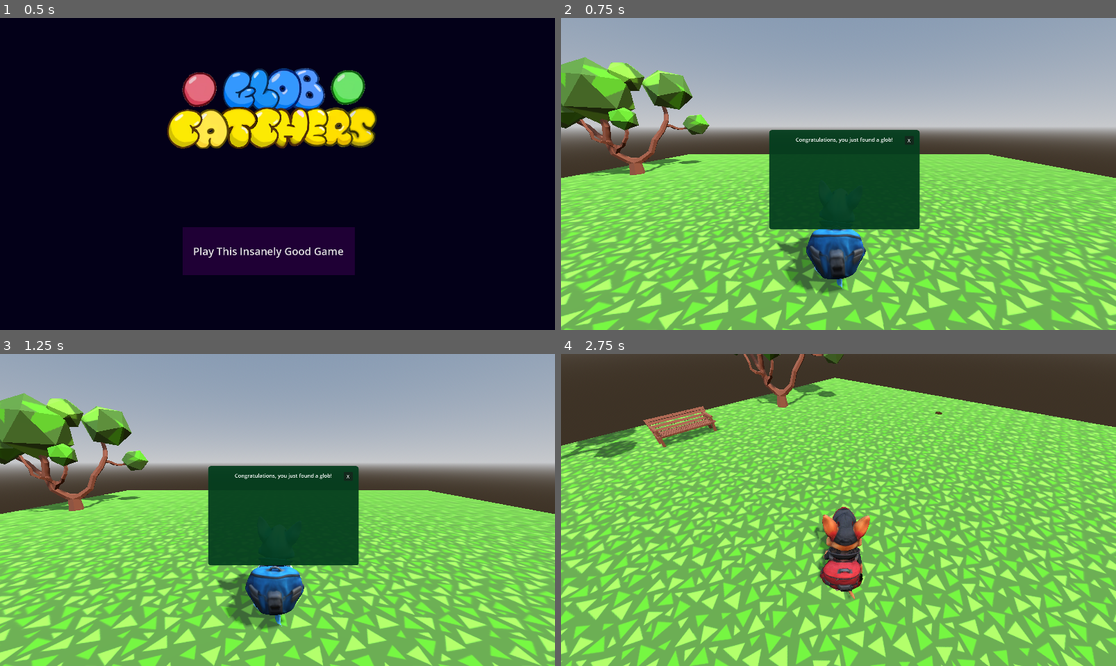
Above: before the commit, frames 1-4 (two rows, left to right).
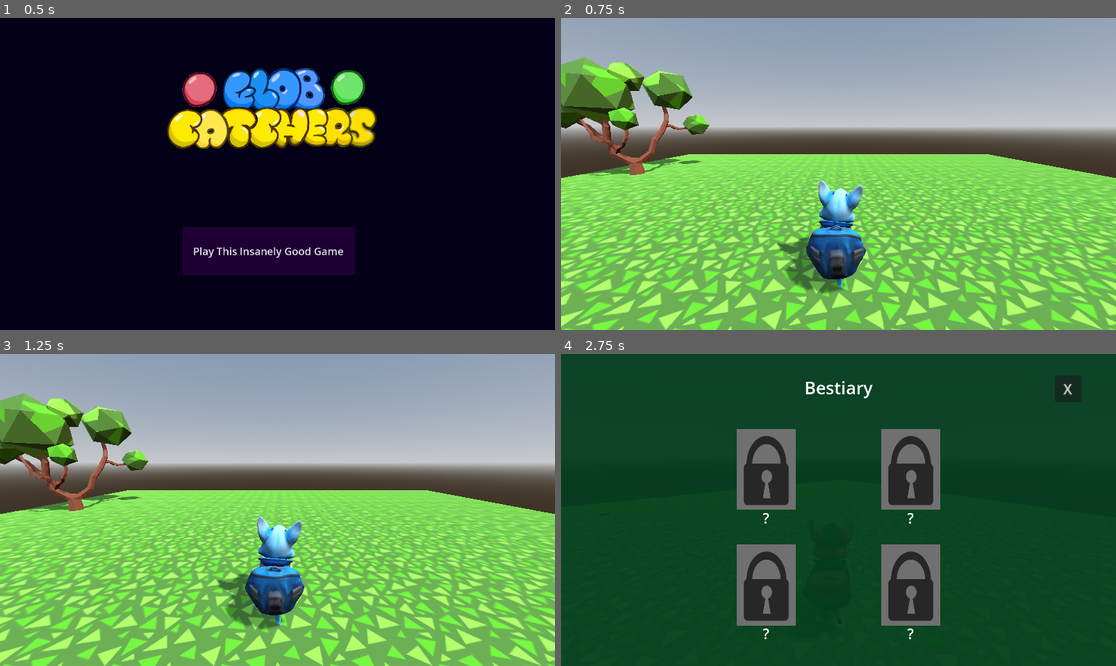
Above: after the commit, the same moments.

Repository: gvfirmeza/GlobCatches
Game: Godot game, scene res://cena_inicial.tscn
Same seed, same stepped clock (60 frames per second), same inputs: the game is played once before the commit and once after it.
Inputs (mouse positions are in pixels of both pictures, inside the frame that each line leads up to):
- Up to frame 1 (0.5 s): no input
- Up to frame 2 (0.75 s): click "Play This Insanely Good Game" at 0.5 s
- Up to frame 3 (1.25 s): no input
- Up to frame 4 (2.75 s): click (910, 475) at 1.25 s, where only the run before the commit has a clickable "X"; tap Enter (ui_accept) at 2, 2.27 s; move the mouse to (866, 510) at 2.02 s; hold W (move_forward) from 2.03 s (still down); tap P (pe) at 2.1 s; tap B (bestiary_key, bound only after the commit) at 2.3 s

Frame 1 is identical in both runs. In frame 2, 8.7% of the frame differs, in the area x 37-65%, y 35-68%; in frame 3, 8.7%; in frame 4, 100%, in the area x 0-100%, y 0-100%.

Commit message:
feat: bestiario de globs bem feinho

Diff:
--- /dev/null
+++ b/globcatchers/BestiarySlot.tscn
@@ -0,0 +1,83 @@
+[gd_scene load_steps=5 format=3 uid="uid://v22ryg1tqsu7"]
+
+[ext_resource type="Script" uid="uid://bynhu76w4yilv" path="res://bestiary_slot.gd" id="1_c4p41"]
+[ext_resource type="Texture2D" uid="uid://cekgwkwcosiyy" path="res://assets/cadeado.png" id="2_ej675"]
+
+[sub_resource type="StyleBoxFlat" id="StyleBoxFlat_ej675"]
+bg_color = Color(0.44, 0.44, 0.44, 1)
+
+[sub_resource type="Theme" id="Theme_c16yi"]
+
+[node name="Control" type="Control"]
+layout_mode = 3
+anchors_preset = 8
+anchor_left = 0.5
+anchor_top = 0.5
+anchor_right = 0.5
+anchor_bottom = 0.5
+grow_horizontal = 2
+grow_vertical = 2
+script = ExtResource("1_c4p41")
+
+[node name="Panel" type="Panel" parent="."]
+layout_mode = 1
+anchors_preset = 8
+anchor_left = 0.5
+anchor_top = 0.5
+anchor_right = 0.5
+anchor_bottom = 0.5
+offset_left = -102.0
+offset_top = -143.0
+offset_right = 102.0
+offset_bottom = 137.0
+grow_horizontal = 2
+grow_vertical = 2
+theme_override_styles/panel = SubResource("StyleBoxFlat_ej675")
+
+[node name="TextureRect" type="TextureRect" parent="."]
+layout_mode = 1
+anchors_preset = 8
+anchor_left = 0.5
+anchor_top = 0.5
+anchor_right = 0.5
+anchor_bottom = 0.5
+offset_left = -106.0
+offset_top = -130.5
+offset_right = 106.0
+offset_bottom = 130.5
+grow_horizontal = 2
+grow_vertical = 2
+theme = SubResource("Theme_c16yi")
+texture = ExtResource("2_ej675")
+expand_mode = 1
+
+[node name="Label2" type="Label" parent="."]
+layout_mode = 1
+anchors_preset = 5
+anchor_left = 0.5
+anchor_right = 0.5
+offset_left = -106.0
+offset_top = 130.0
+offset_right = 106.0
+offset_bottom = 199.0
+grow_horizontal = 2
+theme_override_font_sizes/font_size = 50
+text = "?"
+horizontal_alignment = 1
+vertical_alignment = 1
+
+[node name="Label" type="Label" parent="."]
+visible = false
+layout_mode = 1
+anchors_preset = 5
+anchor_left = 0.5
+anchor_right = 0.5
+offset_left = -106.0
+offset_top = 131.0
+offset_right = 106.0
+offset_bottom = 200.0
+grow_horizontal = 2
+theme_override_font_sizes/font_size = 50
+text = "?"
+horizontal_alignment = 1
+vertical_alignment = 1
--- /dev/null
+++ b/globcatchers/bestiary_slot.gd
@@ -0,0 +1,8 @@
+extends Control
+
+func set_slot(glob_name: String, texture: Texture) -> void:
+	$Label2.visible = false
+	$Label.text = glob_name
+	$Label.visible = true
+	$TextureRect.texture = texture
+	$TextureRect.visible = true
--- a/globcatchers/control.gd
+++ b/globcatchers/control.gd
@@ -8,17 +8,35 @@
 	"Rare Glob": "res://assets/globs/nerd.jpg",
 	"Dumb Glob": "res://assets/globs/o.jpg"
 }
+var unlocked_globs = {}
+
+func _ready() -> void:
+	for glob_name in glob_images.keys():
+		var slot = preload("res://BestiarySlot.tscn").instantiate()
+		slot.get_node("Label").text = glob_name
+		$BestiaryPopUp/BestiaryGrid.add_child(slot)
+		unlocked_globs[glob_name] = false
+
+func _physics_process(delta: float) -> void:
+	if Input.is_action_just_pressed("bestiary_key"):
+		Input.set_mouse_mode(Input.MOUSE_MODE_VISIBLE)
+		$BestiaryPopUp.visible = true
 
 func _on_button_pressed() -> void:
 	$GlobPopUp.visible = false
+	if Input.get_mouse_mode() == Input.MOUSE_MODE_VISIBLE:
+		Input.set_mouse_mode(Input.MOUSE_MODE_CAPTURED)
 
 func _on_button_button_down() -> void:
 	$GlobPopUp.visible = false
+	if Input.get_mouse_mode() == Input.MOUSE_MODE_VISIBLE:
+		Input.set_mouse_mode(Input.MOUSE_MODE_CAPTURED)
 
 func _on_player_novo_done_digging() -> void:
 	var chosen_index = choose_with_weights(weights)
 	var chosen_glob = glob_list[chosen_index]
 
+	unlock_glob(chosen_glob)
 	$GlobPopUp/Label.text = chosen_glob
 	var image_path = glob_images.get(chosen_glob, "res://assets/globs/o.jpg")
 	var texture = load(image_path)
@@ -39,3 +57,25 @@
 			return i
 
 	return 0
+
+func unlock_glob(glob_name: String) -> void:
+	if glob_name in unlocked_globs:
+		unlocked_globs[glob_name] = true
+		update_bestiary()
+
+func update_bestiary() -> void:
+	for slot in $BestiaryPopUp/BestiaryGrid.get_children():
+		var glob_name = slot.get_node("Label").text
+		if unlocked_globs.get(glob_name, false):
+			var texture = load(glob_images.get(glob_name, "res://assets/globs/o.jpg"))
+			slot.set_slot(glob_name, texture)
+
+func _on_button_bestiary_pressed() -> void:
+	$BestiaryPopUp.visible = false
+	if Input.get_mouse_mode() == Input.MOUSE_MODE_VISIBLE:
+		Input.set_mouse_mode(Input.MOUSE_MODE_CAPTURED)
+
+func _on_button_bestiary_button_down() -> void:
+	$BestiaryPopUp.visible = false
+	if Input.get_mouse_mode() == Input.MOUSE_MODE_VISIBLE:
+		Input.set_mouse_mode(Input.MOUSE_MODE_CAPTURED)
--- a/globcatchers/control.tscn
+++ b/globcatchers/control.tscn
@@ -21,6 +21,7 @@
 script = ExtResource("1_0fbet")
 
 [node name="GlobPopUp" type="Control" parent="."]
+visible = false
 layout_mode = 2
 anchors_preset = 0
 offset_right = 40.0
@@ -100,5 +101,86 @@
 offset_bottom = -101.0
 text = "X"
 
+[node name="BestiaryPopUp" type="Control" parent="."]
+visible = false
+layout_mode = 1
+anchors_preset = 8
+anchor_left = 0.5
+anchor_top = 0.5
+anchor_right = 0.5
+anchor_bottom = 0.5
+offset_left = -20.0
+offset_top = -20.0
+offset_right = 20.0
+offset_bottom = 20.0
+grow_horizontal = 2
+grow_vertical = 2
+
+[node name="Panel" type="Panel" parent="BestiaryPopUp"]
+layout_mode = 1
+anchors_preset = 8
+anchor_left = 0.5
+anchor_top = 0.5
+anchor_right = 0.5
+anchor_bottom = 0.5
+offset_left = -986.0
+offset_top = -562.5
+offset_right = 986.0
+offset_bottom = 562.5
+grow_horizontal = 2
+grow_vertical = 2
+theme_override_styles/panel = SubResource("StyleBoxFlat_62e2m")
+
+[node name="Label2" type="Label" parent="BestiaryPopUp"]
+layout_mode = 1
+anchors_preset = 8
+anchor_left = 0.5
+anchor_top = 0.5
+anchor_right = 0.5
+anchor_bottom = 0.5
+offset_left = -168.5
+offset_top = -466.5
+offset_right = 168.5
+offset_bottom = -383.5
+grow_horizontal = 2
+grow_vertical = 2
+theme_override_font_sizes/font_size = 60
+text = "Bestiary"
+horizontal_alignment = 1
+vertical_alignment = 1
+
+[node name="ButtonBestiary" type="Button" parent="BestiaryPopUp"]
+layout_mode = 1
+anchors_preset = -1
+anchor_left = 1.275
+anchor_top = 1.275
+anchor_right = 1.275
+anchor_bottom = 1.275
+offset_left = 717.0
+offset_top = -497.0
+offset_right = 748.0
+offset_bottom = -466.0
+grow_horizontal = 2
+grow_vertical = 2
+scale = Vector2(3, 3)
+text = "X"
+
+[node name="BestiaryGrid" type="GridContainer" parent="BestiaryPopUp"]
+layout_mode = 1
+anchors_preset = 8
+anchor_left = 0.5
+anchor_top = 0.5
+anchor_right = 0.5
+anchor_bottom = 0.5
+offset_top = 63.0
+offset_bottom = 63.0
+grow_horizontal = 2
+grow_vertical = 2
+theme_override_constants/h_separation = 500
+theme_override_constants/v_separation = 400
+columns = 2
+
 [connection signal="button_down" from="GlobPopUp/Button" to="." method="_on_button_button_down"]
 [connection signal="pressed" from="GlobPopUp/Button" to="." method="_on_button_pressed"]
+[connection signal="button_down" from="BestiaryPopUp/ButtonBestiary" to="." method="_on_button_bestiary_button_down"]
+[connection signal="pressed" from="BestiaryPopUp/ButtonBestiary" to="." method="_on_button_bestiary_pressed"]
--- a/globcatchers/project.godot
+++ b/globcatchers/project.godot
@@ -67,6 +67,11 @@
 "events": [Object(InputEventMouseButton,"resource_local_to_scene":false,"resource_name":"","device":-1,"window_id":0,"a …(253 unchanged characters)…
 ]
 }
+bestiary_key={
+"deadzone": 0.2,
+"events": [Object(InputEventKey,"resource_local_to_scene":false,"resource_name":"","device":-1,"window_id":0,"alt_pressed":false,"shift_pressed":false,"ctrl_pressed":false,"meta_pressed":false,"pressed":false,"keycode":0,"physical_keycode":66,"key_label":0,"unicode":98,"location":0,"echo":false,"script":null)
+]
+}
 
 [rendering]
 
Binary file added: globcatchers/assets/cadeado.png
Not shown, added: globcatchers/assets/cadeado.png.import
Not shown, added: globcatchers/bestiary_slot.gd.uid
